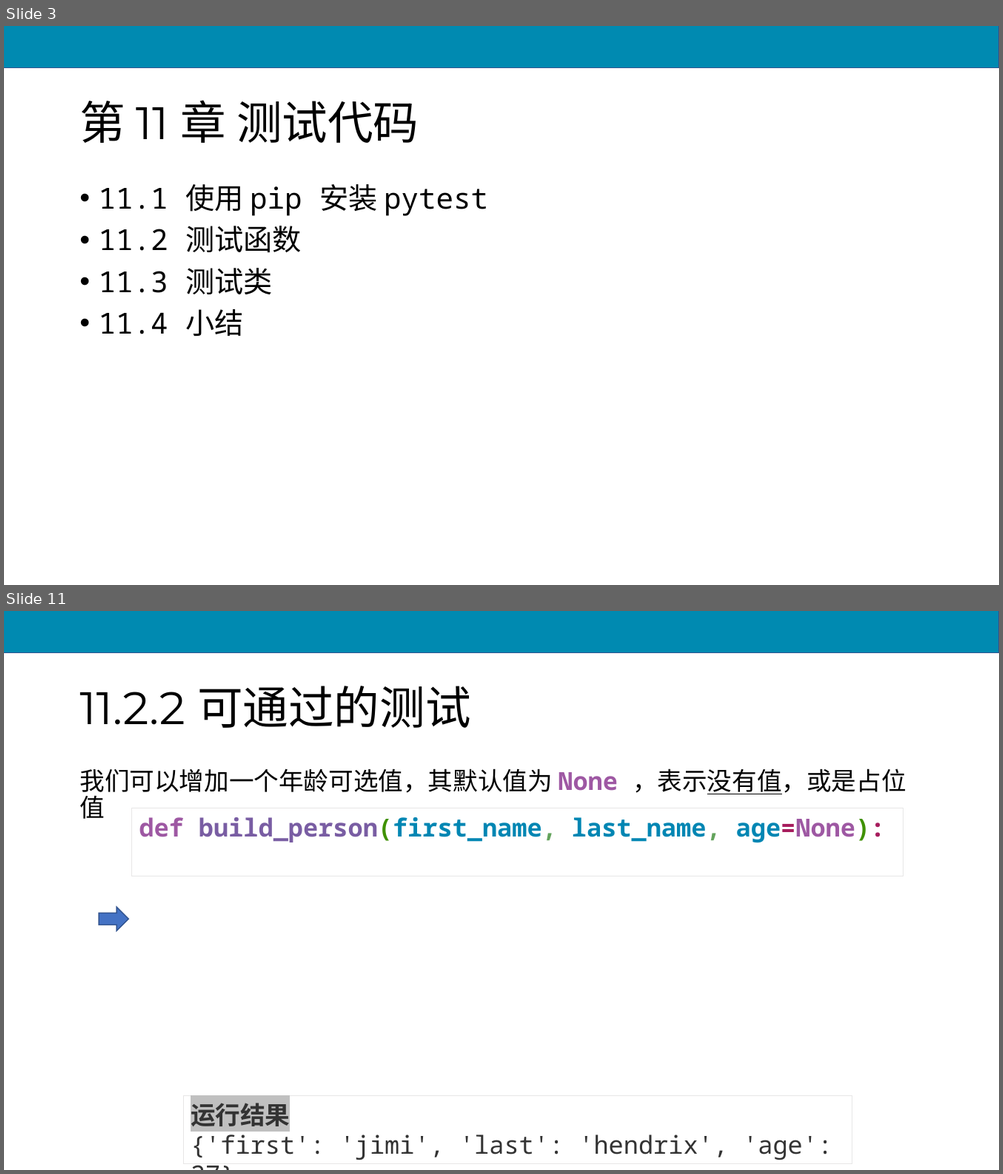
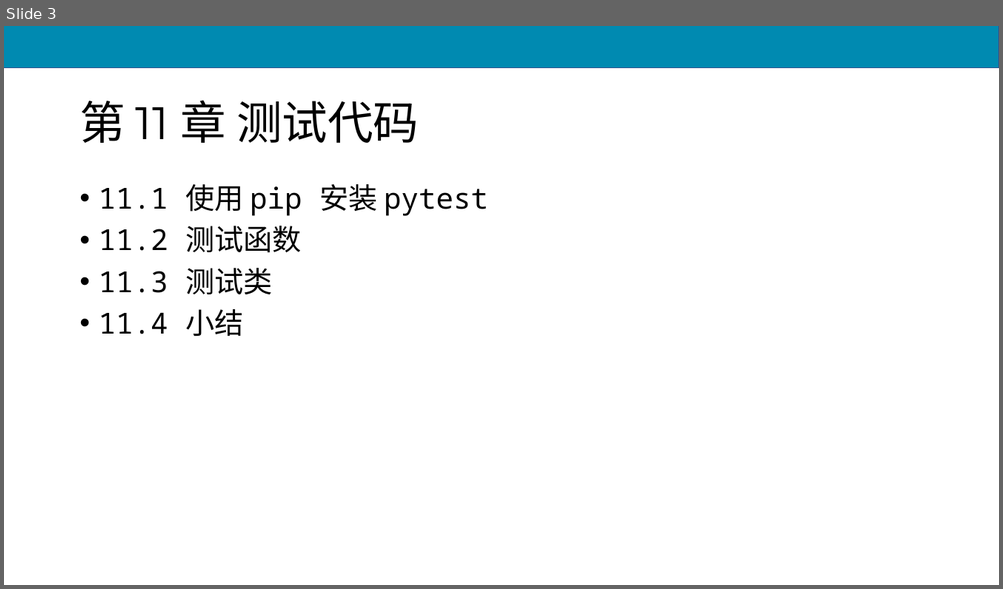
Before and after one commit to scruel/pcc_3e_slides, a slide deck: PPT/python11.pptx. Shown one above the other, each under a label of ours: slides 3 and 11 before the commit, slide 3 after it; the slides between them are not shown. The pictures are 1003x1174 and 1003x589 pixels, drawn with LibreOffice and Linux fonts; fonts in the diff are those of the drawing. Boxes give left, top, right and bottom in pixels: in the first picture for what was removed or moved away, otherwise in the second. Text is boxed around its words. In the diff, an @@ line names an element or a change of style, - is before the commit and + after.

```diff
--- a/PPT/python11.pptx
+++ b/PPT/python11.pptx
@@ slide 11 removed at <box>4,611,999,1170</box>, background #FFFFFF; not listed: 1 template element that a slide beside it also shows @@
@@ title removed at <box>79,686,471,728</box> @@
-11.2.2 可通过的测试
@@ text removed at <box>79,769,906,819</box> @@
-我们可以增加一个年龄可选值，其默认值为 None ，表示没有值，或是占位值
@@ rectangle removed at <box>131,809,903,877</box> @@
-def build_person(first_name, last_name, age=None):
@@ right arrow removed at <box>99,907,128,931</box> @@
@@ rectangle removed at <box>183,1096,851,1164</box> @@
-运行结果
-{'first': 'jimi', 'last': 'hendrix', 'age': 27}
```
Also in this commit, not shown: 3 slides changed, 53 slides added, 18 other slides removed, 5 other files.
